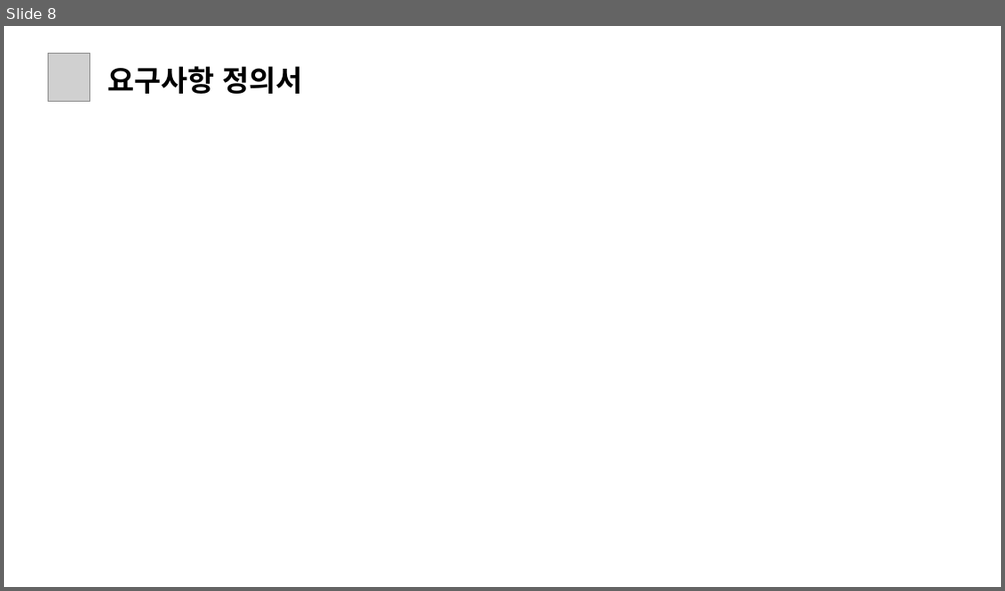
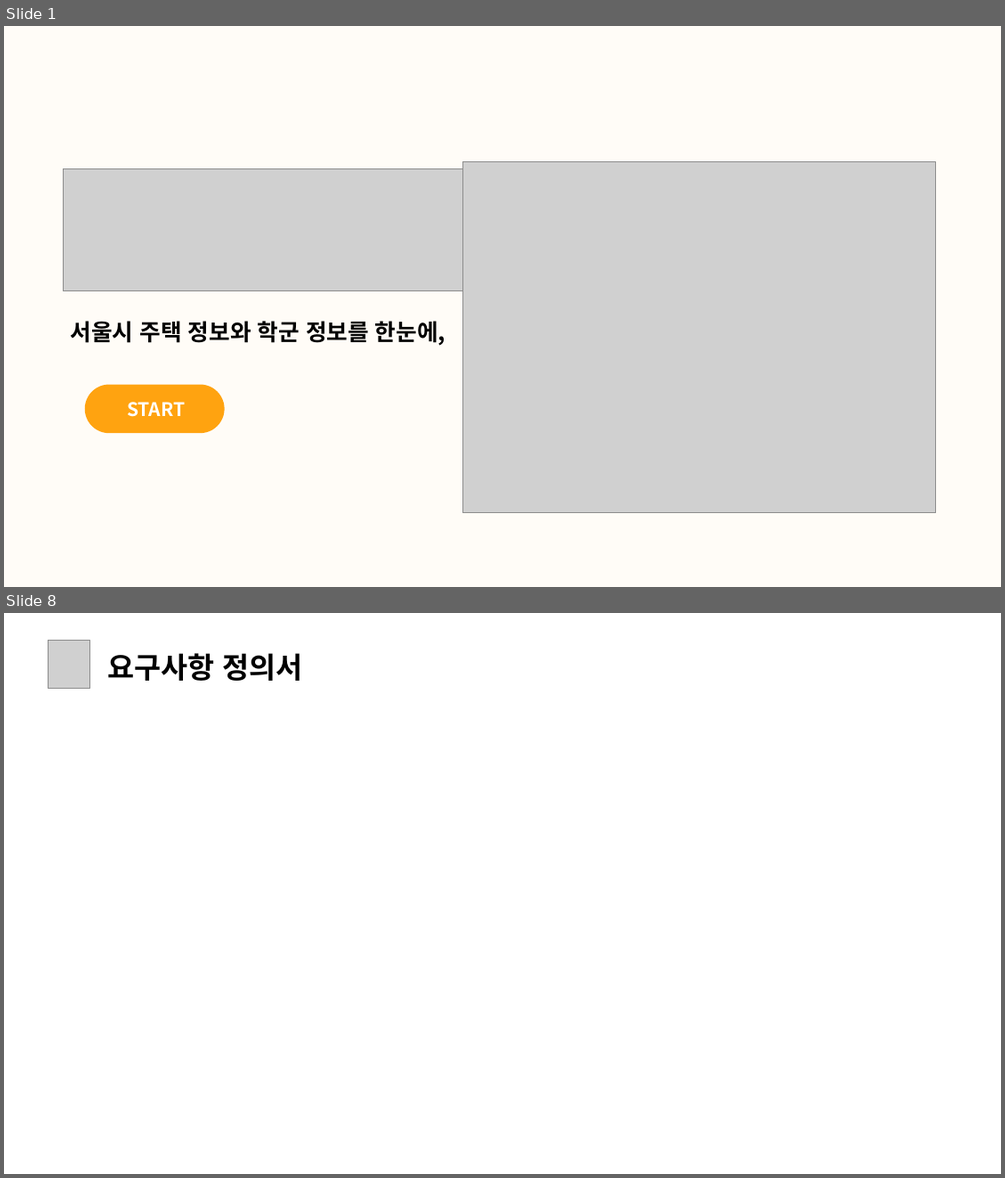
Before and after one commit to daseullll/HappyHouse, a slide deck: happyhouse_광주4반.pptx. Shown one above the other, each under a label of ours: slide 8 before the commit, slides 1 and 8 after it; the slides between them are not shown. The pictures are 1005x591 and 1005x1178 pixels, drawn with LibreOffice and Linux fonts; fonts in the diff are those of the drawing; grey boxes stand for pictures. Boxes give left, top, right and bottom in pixels: in the first picture for what was removed or moved away, otherwise in the second. Text is boxed around its words. In the diff, an @@ line names an element or a change of style, - is before the commit and + after.

```diff
--- a/happyhouse_광주4반.pptx
+++ b/happyhouse_광주4반.pptx
@@ slide 1 added at box(4, 26, 1001, 587), background #FFFCF7 @@
@@ picture added at box(63, 168, 462, 290) @@
@@ picture added at box(462, 162, 936, 514) @@
@@ text added at box(71, 321, 445, 346), 22 pt, text #000000, bold @@
+서울시 주택 정보와 학군 정보를 한눈에,
@@ rounded rectangle added at box(85, 384, 225, 433), fill #FFA310 @@
@@ text added at box(127, 402, 185, 417), 18 pt, text #FFFFFF, bold @@
+START
```
Also in this commit, not shown: 9 slides changed, 6 other slides added, 4 slides removed, 8 other files.
